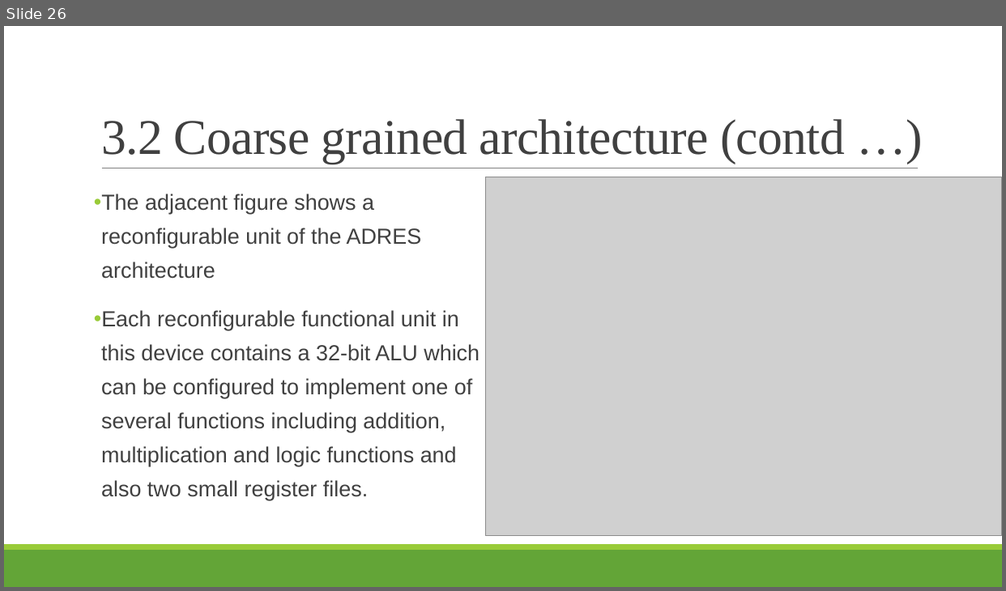
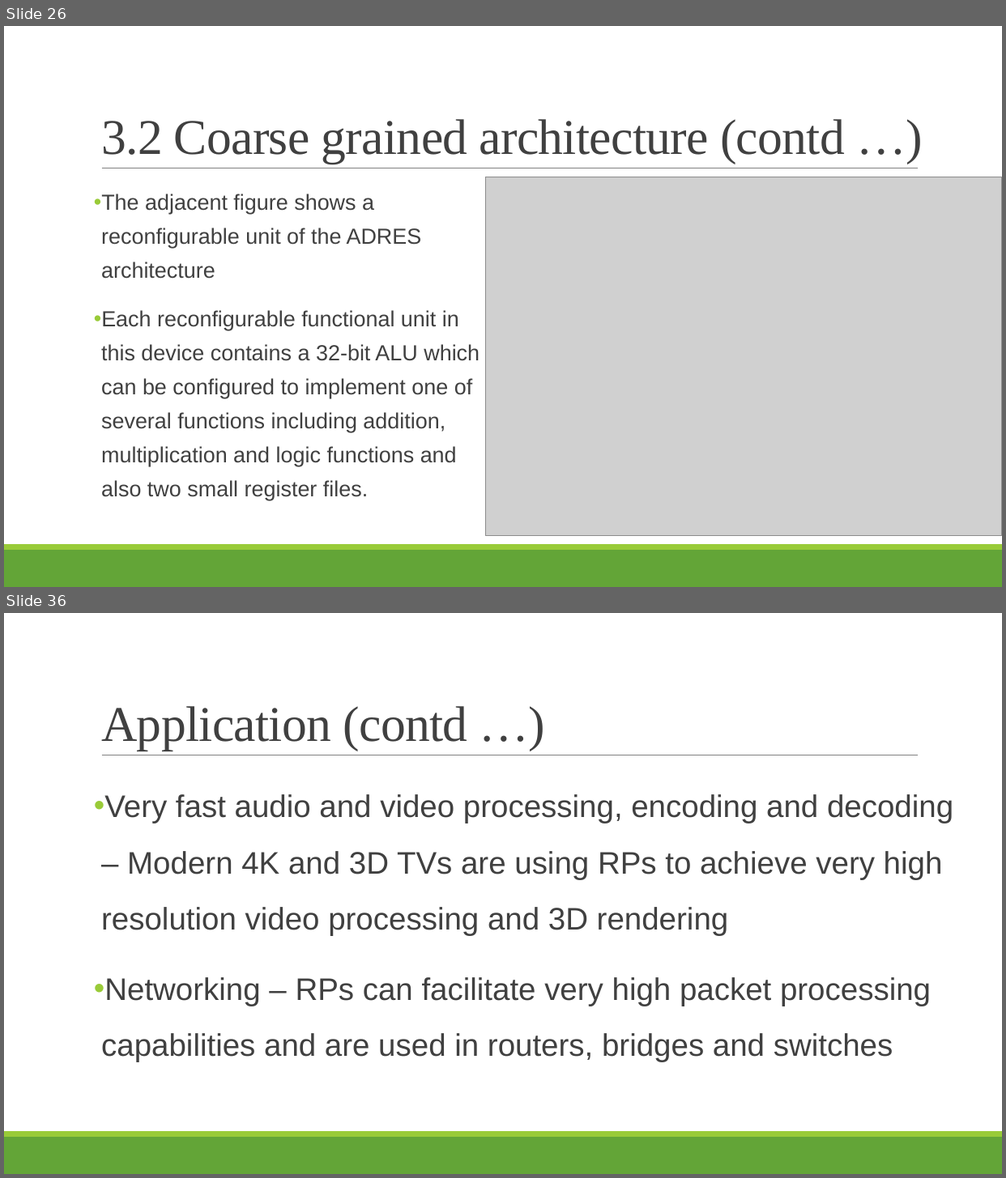
Before and after one commit to puthukkaden/Reconfigrable_Processor_Architecture, a slide deck: Presentation/Presentation1.pptx. Shown one above the other, each under a label of ours: slide 26 before the commit, slides 26 and 36 after it; the slides between them are not shown. The pictures are 1006x591 and 1006x1178 pixels, drawn with LibreOffice and Linux fonts; fonts in the diff are those of the drawing; grey boxes stand for pictures. Boxes give left, top, right and bottom in pixels: in the first picture for what was removed or moved away, otherwise in the second. Text is boxed around its words. In the diff, an @@ line names an element or a change of style, - is before the commit and + after.

```diff
--- a/Presentation/Presentation1.pptx
+++ b/Presentation/Presentation1.pptx
@@ slide 36 added at [4,613,1002,1174], background #FFFFFF; not listed: 3 template elements that a slide beside it also shows @@
@@ title added at [101,706,468,750], 48 pt, text #404040 @@
+Application (contd …)
@@ text added at [94,794,953,1063], 30 pt, text #404040 @@
+• Very fast audio and video processing, encoding and decoding – Modern 4K and 3D TVs are using RPs to achieve very high resolution video processing and 3D rendering
+• Networking – RPs can facilitate very high packet processing capabilities and are used in routers, bridges and switches
```
Also in this commit, not shown: 6 slides changed, 10 other slides added, 2 other files.
